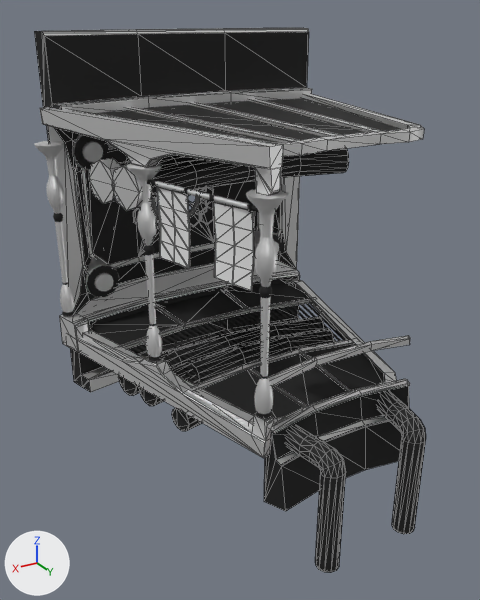
Two versions of the glTF model maps/lattice/models/floor_piece.glb, one commit apart.
The view is the same before and after, from a 50 mm lens placed at (16.9, 4.9, 16.2), pointed at (1.3, -21.1, 3.2). The lights are fixed; the arrows at lower left show +X, +Y and +Z. Mesh edges are drawn as thin lines on the coarser meshes. Where no turn or scale is listed for an object, it has been applied to the vertices. Vertices at the same position are counted once.

Names of what the first picture shows: 'Circle', 'Floor', 'Floor.001', 'Grill', 'InnerFloorWall', 'OuterFloorWall', 'OuterFloorWall.001', 'OuterFloorWall.002', 'PillarBase', 'PillarBase.001', 'Pipe.001', 'Plane'.
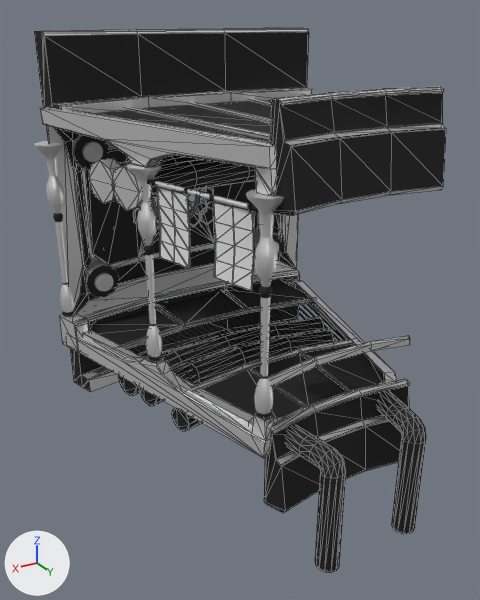
What differs and where, as boxes (x1, y1, x2, y2) in the pictures (480 x 600 px):
'InnerFloorWall.003', added (black): after (270, 87, 446, 216)
'InnerFloorWall', reshaped: before (264, 379, 410, 511); after (264, 379, 410, 513)
part 1 of me_cylinder_004, built on: after (265, 186, 443, 513)
'Base.001', unchanged, covered by the edit: before (273, 94, 424, 157)

What the commit changed:
me_cylinder_004 is used by ob_innerfloorwall; location (0.0, 0.0, -0.69).
me_cylinder_004 had 56 vertices, 108 faces and spanned x -3.94..3.94, y -15.16..-13.5, z -2.87..1.06.
me_cylinder_004 no longer uses material mat_mat_placeholder (white #e7e7e7).
me_cylinder_004 now has 64 vertices, 124 faces and spans x -3.94..3.94, y -15.16..-13.5, z -2.98..1.06.
Part 1, on me_cylinder_004:
6 faces are deleted.
8 vertices are added at x -3.9..3.9, y -14.99..-13.63, z -2.98..-2.85.
18 new faces join them, mat_mat_dirty_gold (white #e7e7e7).
4 new faces join them, mat_mat_boiler (black #272727).
Object 'InnerFloorWall.003' (ob_innerfloorwall_003) is new; it shows me_cylinder_004.
Its location is (0.0, 0.0, 12.52).
